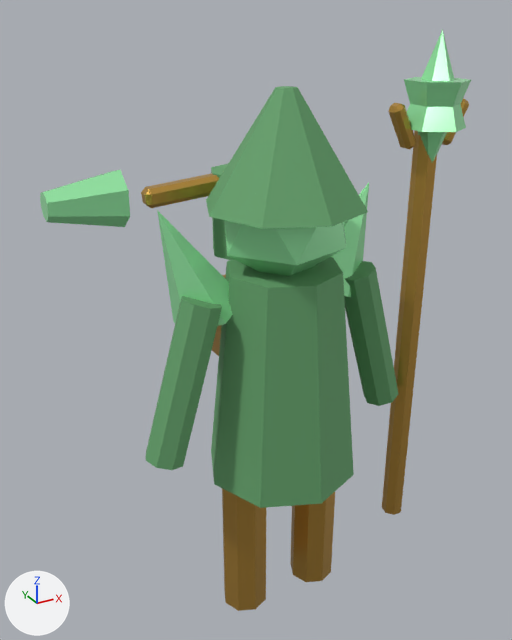
Renders of the glTF model assets/models/hero_grove_artificer.glb from each side of a commit.
The view is the same before and after, from a 50 mm lens placed at (-1.34, -2.22, 2.48), pointed at (-0.04, 0.15, 1.3). Lighting does not change. The marker at lower left points along +X, +Y and +Z. The first picture is the older version.

The older version as bpy lines, for what is in view:
```python
mat_artificer_leaf_crystal = principled_material('artificer_leaf_crystal')
mat_artificer_leaf_crystal.base_color = (0.34, 0.9, 0.42)  # green #9ef3ad
mat_artificer_leaf_crystal.metallic = 0.18
mat_artificer_leaf_crystal.roughness = 0.22
me_cylinder_049 = bpy.data.meshes.new('Cylinder.049')
me_cylinder_049.from_pydata(...)  # 276 vertices, 480 faces; spans x -0.81..0.85, y -0.32..0.45, z 0.0..2.41
# faces by material slot: [256, 140, 84]
me_cylinder_049.materials.append(mat_artificer_brass)  # orange #d0a24b
me_cylinder_049.materials.append(mat_artificer_moss)  # green #69a66f
me_cylinder_049.materials.append(mat_artificer_leaf_crystal)  # green #9ef3ad
ob_hero_grove_artificer = bpy.data.objects.new('hero_grove_artificer', me_cylinder_049)
ob_hero_grove_artificer.location = (0.0, 0.0, 0.0)
```
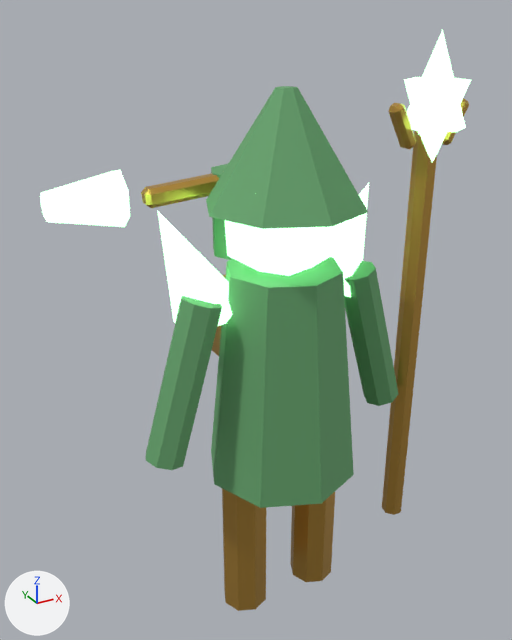
What differs and where, as boxes (x1, y1, x2, y2) in the pictures (512 x 640 px):
'hero_grove_artificer', recoloured, surface changed (lighter): (40, 29, 471, 381) in both

The change, as a diff of the scene's bpy script:
```diff
--- a/assets/models/hero_grove_artificer.glb.py
+++ b/assets/models/hero_grove_artificer.glb.py
@@ mat_artificer_leaf_crystal @@
 mat_artificer_leaf_crystal.roughness = 0.22
+mat_artificer_leaf_crystal.emission_color = (0.448, 1.0, 0.544)  # green #b3ffc3
+mat_artificer_leaf_crystal.emission_strength = 2.2
```
